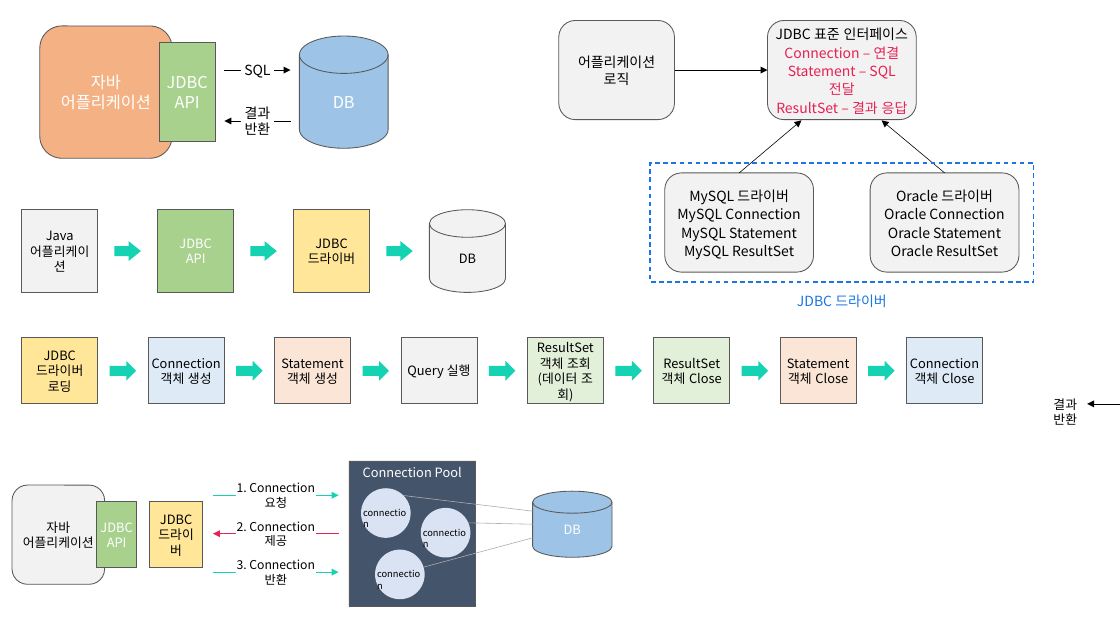
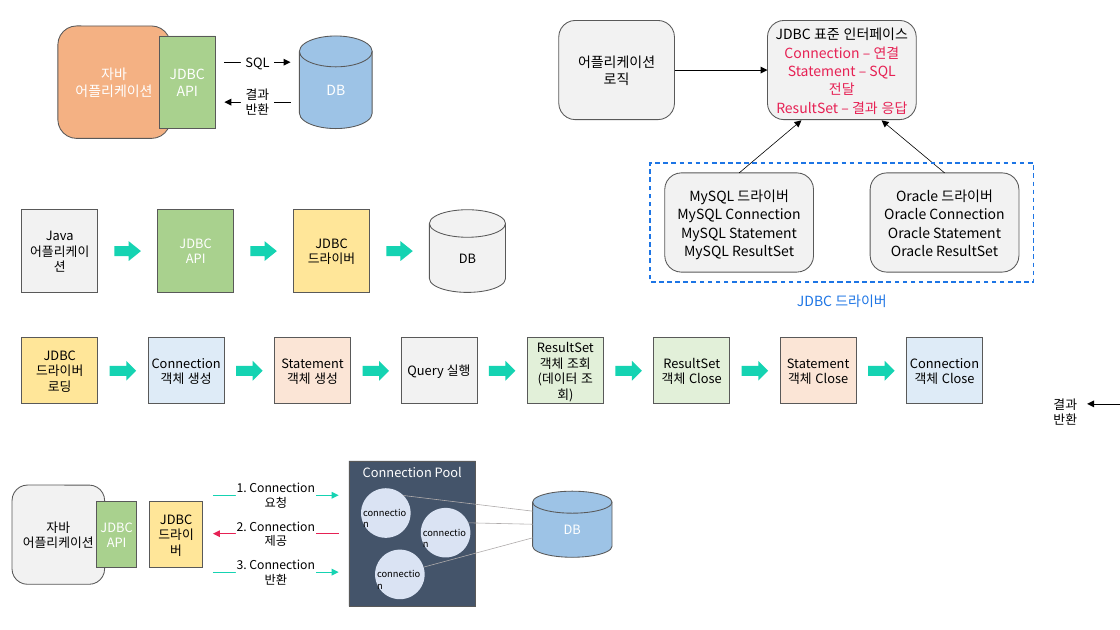
Before and after one commit to siwon-park/BackEnd-Study, a slide deck: slide 13 of PPT_Image.pptx. Drawn at 1120x630 pixels with LibreOffice and Linux fonts; fonts in the diff are those of the drawing. Boxes give left, top, right and bottom in pixels: in the first picture for what was removed or moved away, otherwise in the second. Text is boxed around its words. In the diff, an @@ line names an element or a change of style, - is before the commit and + after.

```diff
--- a/PPT_Image.pptx
+++ b/PPT_Image.pptx
@@ rounded rectangle "자바 어플리케이션": place and size @@
-rounded rectangle "자바 어플리케이션" at <box>39,26,171,158</box>
+rounded rectangle "자바 어플리케이션" at <box>58,26,171,139</box>
@@ rectangle "JDBC API": place and size @@
-rectangle "JDBC API" at <box>160,43,216,142</box>
+rectangle "JDBC API" at <box>160,36,216,129</box>
@@ text "SQL": place and size @@
-text "SQL" at <box>244,64,270,78</box>
+text "SQL" at <box>245,57,269,70</box>
@@ text "SQL" at <box>245,57,269,70</box>: size 12 to 11 pt @@
@@ size 14 to 12 pt in 3 elements at <box>160,36,216,129</box>, <box>58,26,171,139</box>, <box>300,36,373,129</box> @@
@@ cylinder "DB": place and size @@
-cylinder "DB" at <box>300,36,389,149</box>
+cylinder "DB" at <box>300,36,373,129</box>
@@ arrow moved from (224, 70) - (291, 70) to (224, 62) - (291, 62) @@
@@ rectangle "결과 반환" at <box>241,94,274,111</box>: size 12 to 11 pt @@
@@ rectangle "결과 반환": place and size @@
-rectangle "결과 반환" at <box>241,113,274,129</box>
+rectangle "결과 반환" at <box>241,94,274,111</box>
@@ arrow moved from (291, 121) - (224, 121) to (291, 103) - (224, 103) @@
```
Also in this commit, not shown: 1 slide added, 1 other file.
